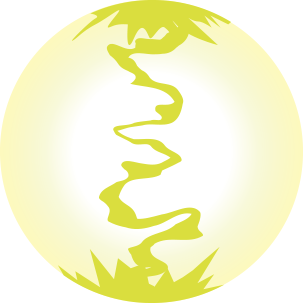
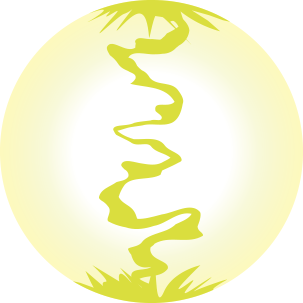
Layers edited between the first and the second 303px x 303px image:
added layer "2" above "1" over [73, 0, 230, 303]
hid "Objeto inteligente vectorial" (6th of 8) over [58, 247, 224, 303]
hid "Objeto inteligente vectorial" (7th of 8) over [72, 0, 231, 45]
